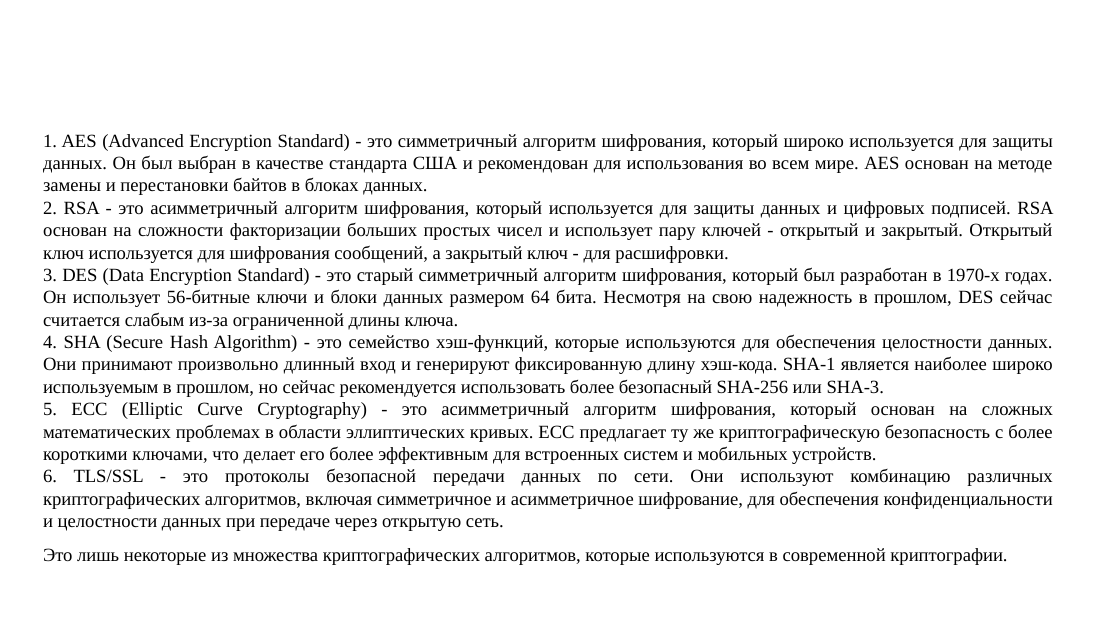
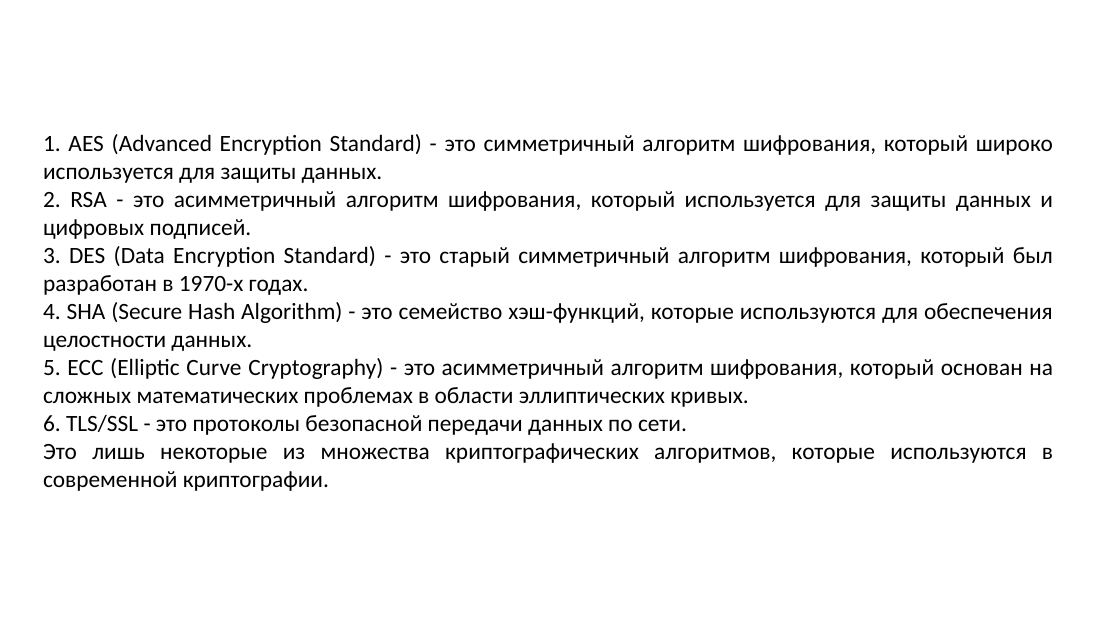
Before and after one commit to rad1anttt/diplom-_-, a slide deck: slide 10 of rad1anttt презентация.pptx (slide 8 before the commit). Drawn at 1120x630 pixels with LibreOffice and Linux fonts; fonts in the diff are those of the drawing; background and template pictures are left out. Boxes give left, top, right and bottom in pixels: in the first picture for what was removed or moved away, otherwise in the second. Text is boxed around its words. In the diff, an @@ line names an element or a change of style, - is before the commit and + after.

```diff
--- a/rad1anttt презентация.pptx
+++ b/rad1anttt презентация.pptx
@@ text at [43,134,1053,435]: text changed; size 16 to 20 pt; font Times New Roman to Calibri @@
-1. AES (Advanced Encryption Standard) - это симметричный алгоритм шифрования, который широко используется для защиты данных. Он был выбран в качестве стандарта США и рекомендован для использования во всем мире. AES основан на методе замены и перестановки байтов в блоках данных.
-2. RSA - это асимметричный алгоритм шифрования, который используется для защиты данных и цифровых подписей. RSA основан на сложности факторизации больших простых чисел и использует пару ключей - открытый и закрытый. Открытый ключ используется для шифрования сообщений, а закрытый ключ - для расшифровки.
-3. DES (Data Encryption Standard) - это старый симметричный алгоритм шифрования, который был разработан в 1970-х годах. Он использует 56-битные ключи и блоки данных размером 64 бита. Несмотря на свою надежность в прошлом, DES сейчас считается слабым из-за ограниченной длины ключа.
-4. SHA (Secure Hash Algorithm) - это семейство хэш-функций, которые используются для обеспечения целостности данных. Они принимают произвольно длинный вход и генерируют фиксированную длину хэш-кода. SHA-1 является наиболее широко используемым в прошлом, но сейчас рекомендуется использовать более безопасный SHA-256 или SHA-3.
-5. ECC (Elliptic Curve Cryptography) - это асимметричный алгоритм шифрования, который основан на сложных математических проблемах в области эллиптических кривых. ECC предлагает ту же криптографическую безопасность с более короткими ключами, что делает его более эффективным для встроенных систем и мобильных устройств.
-6. TLS/SSL - это протоколы безопасной передачи данных по сети. Они используют комбинацию различных криптографических алгоритмов, включая симметричное и асимметричное шифрование, для обеспечения конфиденциальности и целостности данных при передаче через открытую сеть.
+1. AES (Advanced Encryption Standard) - это симметричный алгоритм шифрования, который широко используется для защиты данных.
+2. RSA - это асимметричный алгоритм шифрования, который используется для защиты данных и цифровых подписей.
+3. DES (Data Encryption Standard) - это старый симметричный алгоритм шифрования, который был разработан в 1970-х годах.
+4. SHA (Secure Hash Algorithm) - это семейство хэш-функций, которые используются для обеспечения целостности данных.
+5. ECC (Elliptic Curve Cryptography) - это асимметричный алгоритм шифрования, который основан на сложных математических проблемах в области эллиптических кривых.
+6. TLS/SSL - это протоколы безопасной передачи данных по сети.
@@ text at [43,443,1053,491]: size 16 to 20 pt, font Times New Roman to Calibri in "Это лишь некоторые из множества криптографических алгоритмов ..."; line spacing 1.5 to 1 @@
```
Also in this commit, not shown: 16 other slides changed, 7 slides added, 2 slides removed, 1 other file.
